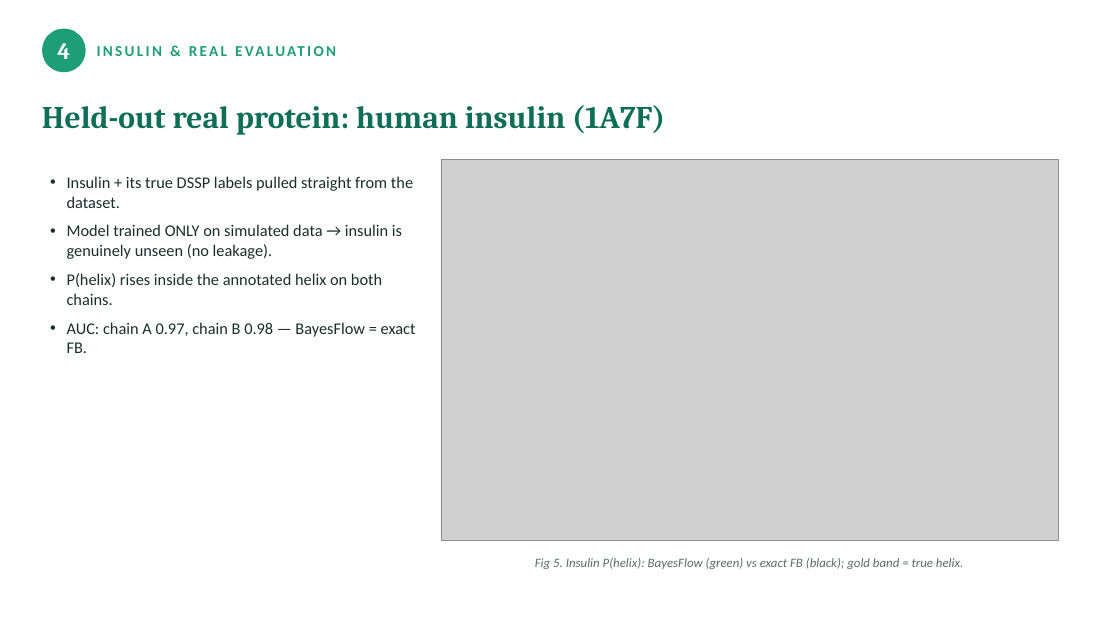
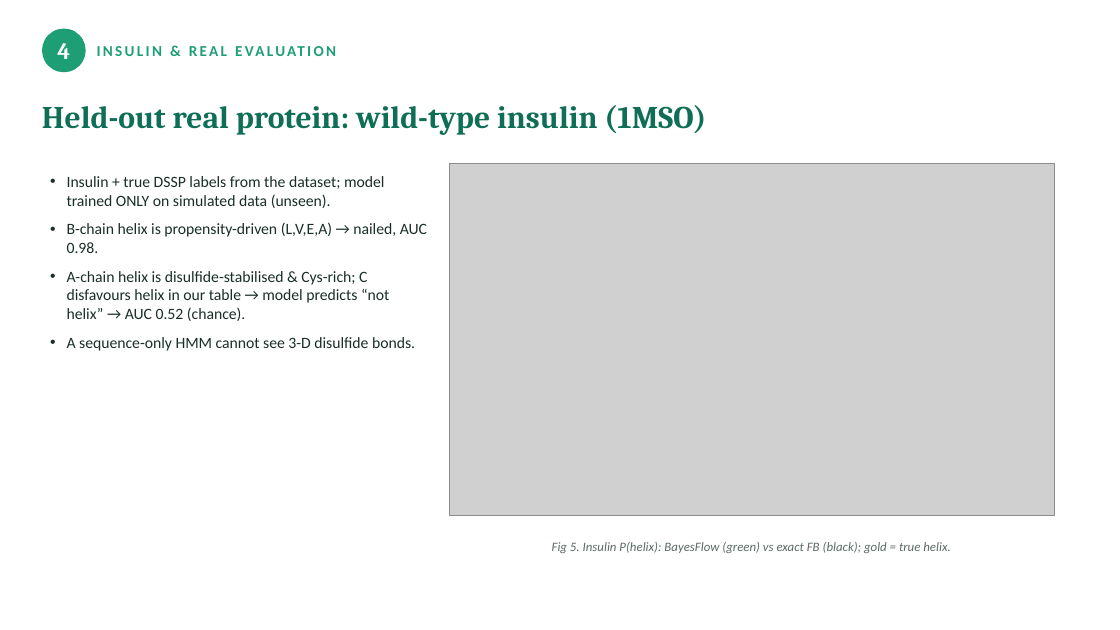
Before and after one commit to Munish0303/SBI---Protein-Based-Inference, a slide deck: slide 9 of SBI_presentation.pptx. Drawn at 1120x630 pixels with LibreOffice and Linux fonts; fonts in the diff are those of the drawing; grey boxes stand for pictures. Boxes give left, top, right and bottom in pixels: in the first picture for what was removed or moved away, otherwise in the second. Text is boxed around its words. In the diff, an @@ line names an element or a change of style, - is before the commit and + after.

```diff
--- a/SBI_presentation.pptx
+++ b/SBI_presentation.pptx
@@ text at <box>42,105,706,135</box>: text changed @@
-Held-out real protein: human insulin (1A7F)
+Held-out real protein: wild-type insulin (1MSO)
@@ text at <box>67,176,427,351</box>: text changed; size 14 to 13.5 pt @@
-• Insulin + its true DSSP labels pulled straight from the dataset.
-• Model trained ONLY on simulated data → insulin is genuinely unseen (no leakage).
-• P(helix) rises inside the annotated helix on both chains.
-• AUC: chain A 0.97, chain B 0.98 — BayesFlow = exact FB.
+• Insulin + true DSSP labels from the dataset; model trained ONLY on simulated data (unseen).
+• B-chain helix is propensity-driven (L,V,E,A) → nailed, AUC 0.98.
+• A-chain helix is disulfide-stabilised & Cys-rich; C disfavours helix in our table → model predicts “not helix” → AUC 0.52 (chance).
+• A sequence-only HMM cannot see 3-D disulfide bonds.
@@ picture: place and size @@
-picture at <box>441,160,1059,541</box>
+picture at <box>450,164,1054,516</box>
@@ text at <box>552,542,950,553</box>: text changed @@
-Fig 5. Insulin P(helix): BayesFlow (green) vs exact FB (black); gold band = true helix.
+Fig 5. Insulin P(helix): BayesFlow (green) vs exact FB (black); gold = true helix.
```
Also in this commit, not shown: 3 other slides changed, 1 slide added, 1 slide removed, 21 other files.
